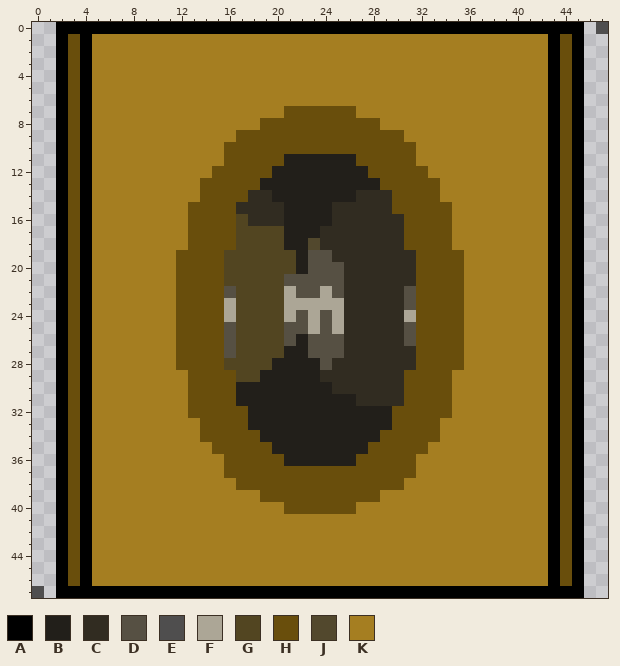
File history of a pixel-art sprite, android/assets/icons/back_card.png. Above: the version before the commit.
The file is 48x48 pixels.
Palette (. is transparent): A #000000  B #221f1a  C #312c21  D #565043  E #4f4e4e  F #aca696  G #524521  H #694e0c  J #52482d  K #a57e21
After the commit:
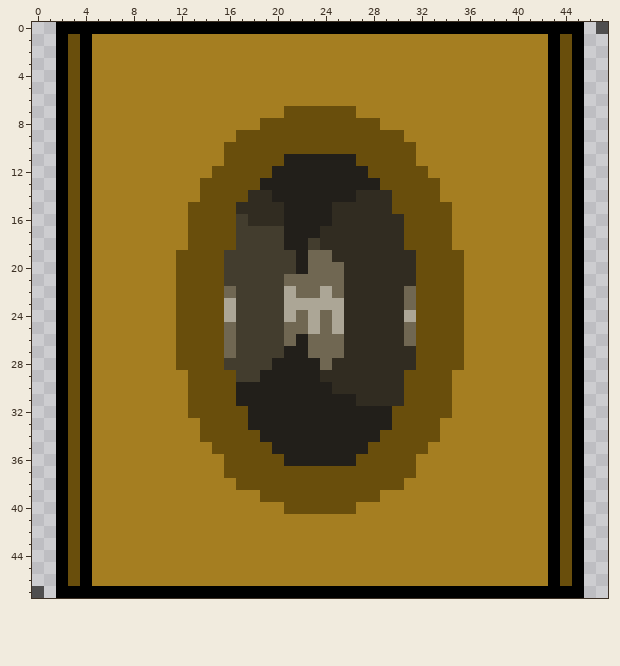
From old to new:
@@ palette @@
-D #565043
+D #706752
-G #524521
+G #433d2e
@@ x 21..25 @@
 17 BBBCC
-18 BBJCC
+18 BBGCC
 19 GBDDC
Boxes around the changes in both pictures, in picture pixels (x1, y1, x2, y2):
changed: (224, 214, 344, 382)
changed: (404, 286, 416, 346)
